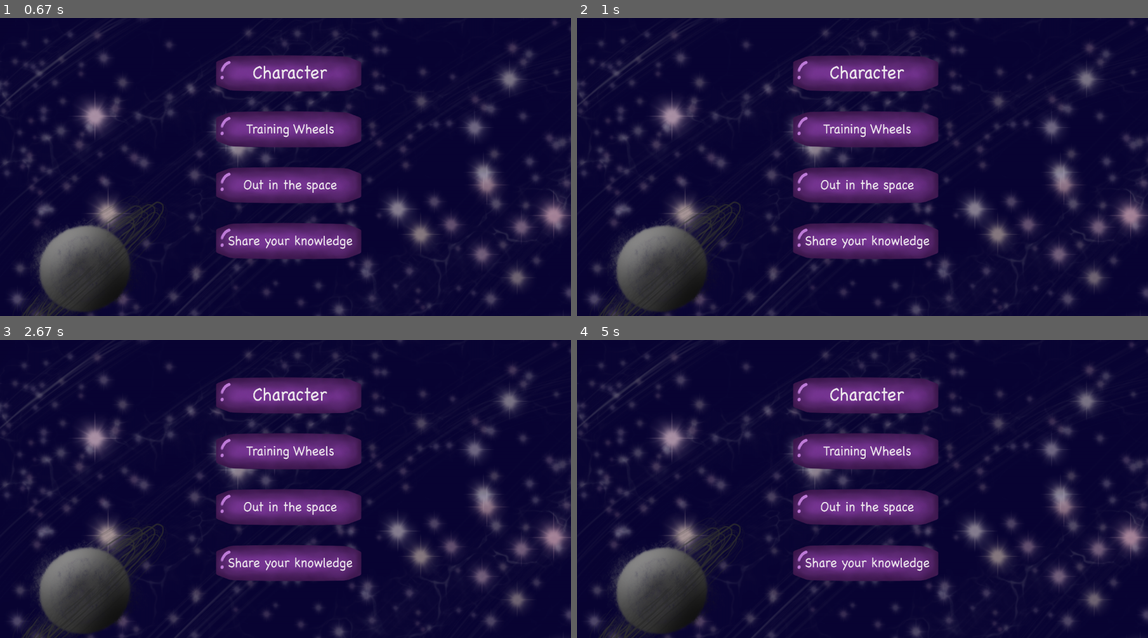
Above: before the commit, frames 1-4 (two rows, left to right).
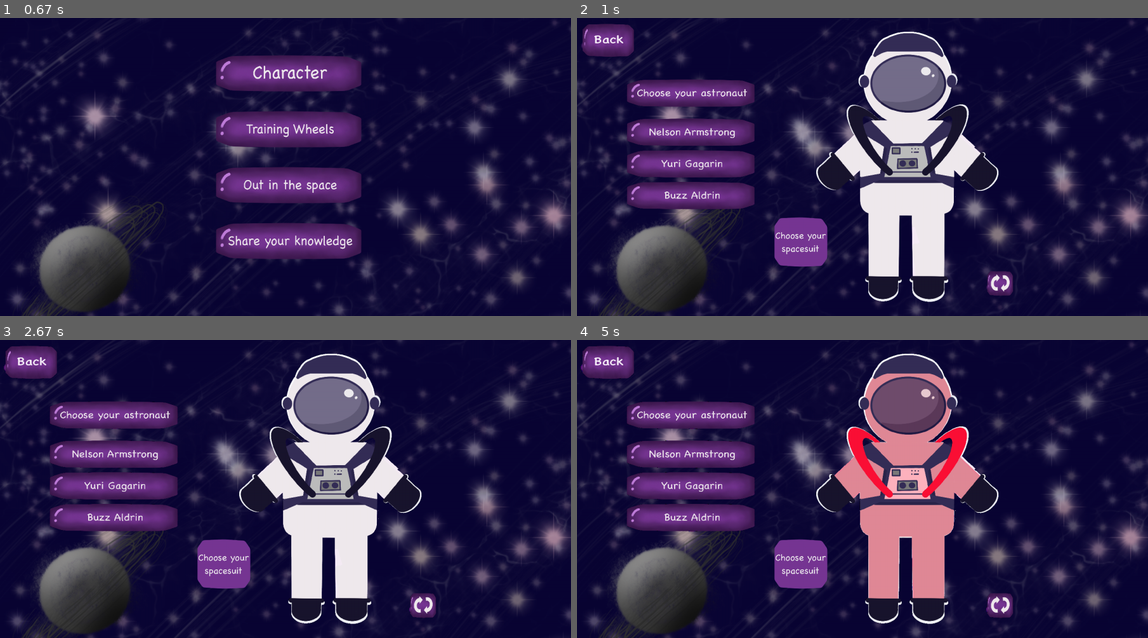
Above: after the commit, the same moments.

Repository: xcWhy/HackTues8___PlatypusESM
Game: pygame game, started from Share.py
Two runs of this game, one before a commit and one after it. Both use one fixed random seed, a clock stepped at 60 frames per second and the inputs below.
Inputs (mouse positions are in pixels of both pictures, inside the frame that each line leads up to):
- Up to frame 1 (0.67 s): click (28, 38) at 0.38 s
- Up to frame 2 (1 s): click (862, 74) at 0.88 s
- Up to frame 3 (2.67 s): click (422, 605) at 1.22 s; click (28, 360) at 1.55 s; click (296, 387) at 2.05 s; click (114, 453) at 2.38 s
- Up to frame 4 (5 s): click (691, 486) at 3.72 s; click (674, 518) at 4.05 s; click (999, 605) at 4.88 s

Frame 1 is identical in both runs. In frame 2, 27% of the frame differs, in the area x 0-77%, y 1-96%; in frame 3, 27%; in frame 4, 28%.

Commit message:
[UPDATE]New Buttons

Diff:
--- a/character.py
+++ b/character.py
@@ -5,17 +5,14 @@
 SCREEN_HEIGHT = 800
 SCREEN_WIDTH = 1535
 
-transparent = 0, 0, 0, 0
-
 screen = pygame.display.set_mode((SCREEN_WIDTH, SCREEN_HEIGHT))
 
-start_img = pygame.image.load('imgs/button_assets.png').convert_alpha()
 back_bttn = pygame.image.load('imgs_updated/Back.png').convert_alpha()
-choose_img = pygame.image.load('imgs/ChooseYourAstronaut.png').convert_alpha()
-yuri_img = pygame.image.load('imgs/Yuri.png').convert_alpha()
-nelson_img = pygame.image.load('imgs/Nelson.png').convert_alpha()
-buzz_img = pygame.image.load('imgs/Buzz.png').convert_alpha()
-switch_img = pygame.image.load('imgs/ButtonArrow.png').convert_alpha()
+choose_img = pygame.image.load('imgs_updated/ChooseYourAstronaut.png').convert_alpha()
+yuri_img = pygame.image.load('imgs_updated/Yuri.png').convert_alpha()
+nelson_img = pygame.image.load('imgs_updated/Nelson.png').convert_alpha()
+buzz_img = pygame.image.load('imgs_updated/Buzz.png').convert_alpha()
+reverse_img = pygame.image.load('imgs_updated/UnoReverse.png').convert_alpha()
 astronautw_img = pygame.image.load('imgs_updated/AstronautWhite.png').convert_alpha()
 astronautb_img = pygame.image.load('imgs_updated/AstronautBlue.png').convert_alpha()
 astronautg_img = pygame.image.load('imgs_updated/AstronautGreen.png').convert_alpha()
@@ -23,72 +20,60 @@
 spacesuit_img = pygame.image.load('imgs/ChooseYourSpacesuit.png').convert_alpha()
 
 back = button.Button(10, 10, back_bttn, 150, 100)
-choose = static.Static(-25, -80, choose_img, 600, 600)
-astr1 = button.Button(4, 80, nelson_img, 500, 500)
-astr2 = button.Button(4, 170, yuri_img, 500, 500)
-astr3 = button.Button(4, 260, buzz_img, 500, 500)
-switch = button.Button(680, 450, switch_img, 1000, 1000)
+choose = static.Static(130, 165, choose_img, 350, 75)
+astr1 = button.Button(130, 270, nelson_img, 350, 75)
+astr2 = button.Button(130, 355, yuri_img, 350, 75)
+astr3 = button.Button(130, 440, buzz_img, 350, 75)
+reverse = button.Button(1100, 675, reverse_img, 75, 75)
 astronautw = static.Static(400, -170, astronautw_img, 1000, 1000)
 astronautb = static.Static(400, -170, astronautb_img, 1000, 1000)
 astronautg = static.Static(400, -170, astronautg_img, 1000, 1000)
 astronautr = static.Static(400, -170, astronautr_img, 1000, 1000)
 spacesuit = static.Static(400, 400, spacesuit_img, 400, 400)
 
-choose.draw(screen)
-astronautw.draw(screen)
-spacesuit.draw(screen)
 
-background = pygame.image.load("imgs/background.png")
+def character_func(new_start):
+    choose.draw(screen)
+    astronautw.draw(screen)
+    spacesuit.draw(screen)
 
-#astronauts_colors = [astronautw, astronautb, astronautg, astronautr]
-rechnik = {
-            0:astronautw,
-            1:astronautb,
-            2:astronautg,
-            3:astronautr
-        }
-k = 0
-transparent = (0, 0, 0, 0)
+    rechnik = {
+        0: astronautr,
+        1: astronautg,
+        2: astronautb,
+        3: astronautw
+    }
 
-personal_astronaut = astronautw
 
-while True:
-    screen.blit(background, (0, 0))
+    personal_astronaut = astronautw
+    k = 0
 
-    choose.draw(screen)
-    personal_astronaut.draw(screen)
+    while new_start == 1:
+        choose.draw(screen)
+        personal_astronaut.draw(screen)
 
-    switch_file = 0
+        if back.draw(screen):
+            new_start = 0
 
-    if back.draw(screen):
-        switch_file = 1
-        break
+        if astr1.draw(screen):
+            print('Nelson Armstrong')
 
-    if astr1.draw(screen):
-        print('Nelson Armstrong')
+        if astr2.draw(screen):
+            print('Yuri Gagarin')
 
-    if astr2.draw(screen):
-        print('Yuri Gagarin')
+        if astr3.draw(screen):
+            print('Buzz Aldrin')
 
-    if astr3.draw(screen):
-        print('Buzz Aldrin')
+        if reverse.draw(screen):
+            personal_astronaut = rechnik[k]
+            k += 1
+            if k == 4:
+                k = 0
 
-    if switch.draw(screen):
+        for event in pygame.event.get():
+            if event.type == pygame.QUIT:
+                exit()
 
-        #rechnik[k].draw(screen)
-        personal_astronaut = rechnik[k]
-        k += 1
-        #print(personal_astronaut)
-        if k == 4:
-            k = 0
-    for event in pygame.event.get():
-        #quit game
-        if event.type == pygame.QUIT:
-            exit()
+        pygame.display.update()
 
-    pygame.display.update()
-
-if switch_file == 1:
-    import main
-
-pygame.quit()
+    return new_start
--- a/main.py
+++ b/main.py
@@ -1,5 +1,6 @@
 import pygame
 from training import training_func
+from character import character_func
 import static
 import button
 global new_start
@@ -25,7 +26,7 @@
 def main_func():
 	global new_start
 	if button_1.draw(screen):
-		print("1")
+		new_start = 1
 	if button_2.draw(screen):
 		new_start = 2
 
@@ -39,6 +40,8 @@
 
 	if new_start == 0:
 		main_func()
+	elif new_start == 1:
+		new_start = character_func(new_start)
 	elif new_start == 2:
 		new_start = training_func(new_start)
 
Renamed: ChalkboardSE-Regular.ttf -> imgs_updated/ChalkboardSE-Regular.ttf
